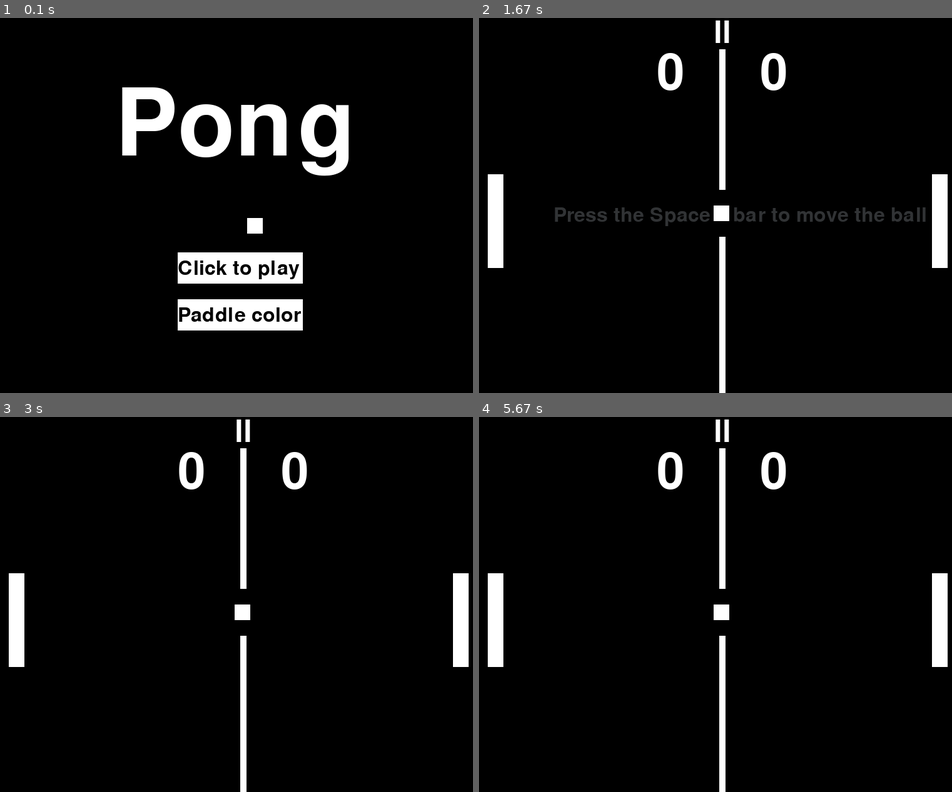
Above: before the commit, frames 1-4 (two rows, left to right).
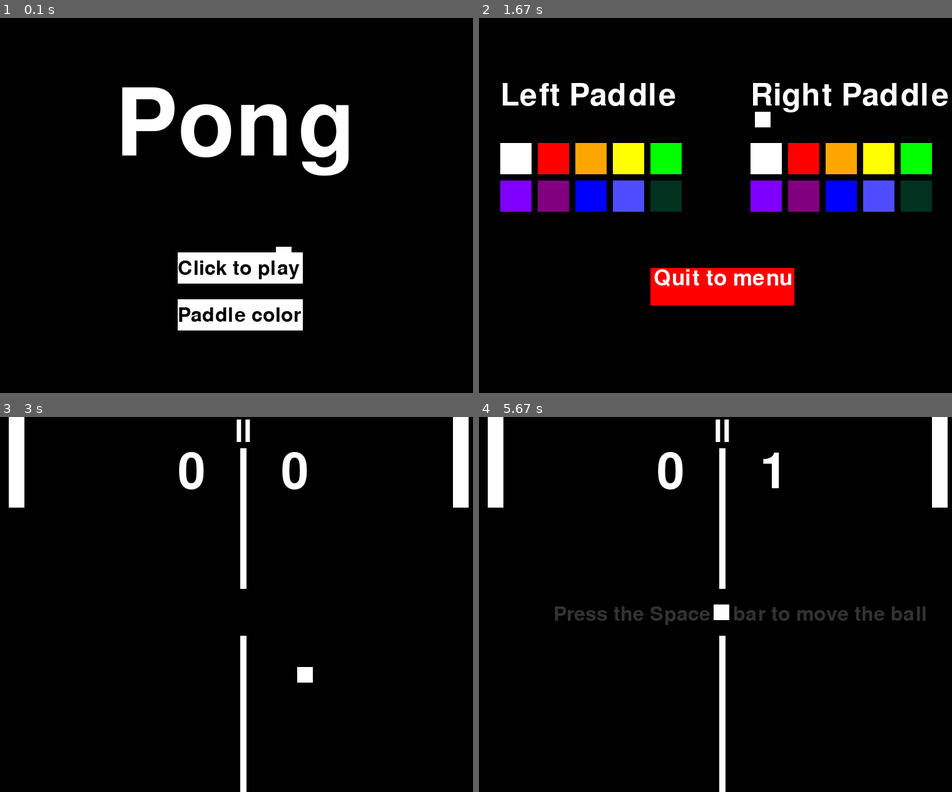
Above: after the commit, the same moments.

Repository: htang22/pong_on_pygame
Game: pygame game, started from main.py
Same seed, same stepped clock (60 frames per second), same inputs: the game is played once before the commit and once after it.
Inputs (mouse positions are in pixels of both pictures, inside the frame that each line leads up to):
- Up to frame 1 (0.1 s): no input
- Up to frame 2 (1.67 s): click "Click to play" at 0.38 s; click "ll" at 0.72 s; click (772, 190) at 1.05 s; click (720, 314) at 1.55 s, where only the run after the commit has a clickable "Paddle color"
- Up to frame 3 (3 s): click (288, 687) at 1.88 s; click (241, 668) at 2.22 s, where only the run after the commit has a clickable "Click to play"; hold Up 2.5-2.97 s; hold W 2.5-2.97 s; tap Space at 2.57, 2.87 s
- Up to frame 4 (5.67 s): hold Down 3-3.3 s; hold S 3-3.3 s; tap Space at 3.07, 3.4, 3.8, 4.2, 4.53, 4.87 s; hold Up 3.33-3.7 s; hold W 3.33-3.7 s; hold Down 3.73-4.1 s; hold S 3.73-4.1 s; hold Up 4.13-4.43 s; hold W 4.13-4.43 s; hold Down 4.47-4.77 s; hold S 4.47-4.77 s; hold Up 4.8-5.17 s; hold W 4.8-5.17 s; click "ll" at 5.25 s; click (672, 589) at 5.58 s

The runs differ from the first frame. In frame 1, 0.2% of the frame differs, in the area x 52-62%, y 53-63%; in frame 2, 21%, in the area x 1-100%, y 0-100%; in frame 3, 3.5%; in frame 4, 4.7%.

Commit message:
End screen and finishing touches
Added the game over screen and finishing touches like making sure it quit the game. And fixing the ball and frames per second.

Diff:
--- a/ball.py
+++ b/ball.py
@@ -8,29 +8,27 @@
         self.height = 25
         self.width = 25
         self.color = (255, 255, 255)
-        self.ball_y_speed = 5
-        self.ball_x_speed = 5
+        self.ball_y_speed = 3
+        self.ball_x_speed = 3
         self.ball_moving_state = False
 
     def reset_ball(self):
         self.x_cord = 391
         self.y_cord = 300
 
-    def move_ball(self):
-        return True
     def random_moving_ball(self, screen):
-        pygame.time.delay(40)
+        pygame.time.Clock().tick(120)
         self.x_cord += self.ball_x_speed
         self.y_cord += self.ball_y_speed
-        if self.y_cord < 575 and self.y_cord > 0:
+        if 575 > self.y_cord > 0:
             self.y_cord += self.ball_y_speed
             self.x_cord += self.ball_x_speed
         else:
             self.ball_y_speed *= -1
             self.y_cord += self.ball_y_speed
-        if self.x_cord > 0 and self.x_cord < 775:
+        if 0 < self.x_cord < 775:
             pass
         else:
             self.ball_x_speed *= -1
             self.x_cord += self.ball_x_speed
-        pygame.draw.rect(screen, self.color,(self.x_cord, self.y_cord, self.width, self.height))
+        pygame.draw.rect(screen, self.color, (self.x_cord, self.y_cord, self.width, self.height))
--- a/game.py
+++ b/game.py
@@ -1,27 +1,40 @@
 import pygame
-from display import Display
-import paddle
+
 import ball
 import score
-import sys, os
+from display import Display
+
+
+def get_mouse_pos():
+    mx, my = pygame.mouse.get_pos()
+    return mx, my
+
 
 class Game:
 
     def __init__(self, left_player, right_player):
         self.ball = ball.Ball()
         self.score = score.Score()
-        self.left_paddle = left_player# paddle.Paddle("left")
-        self.right_paddle = right_player #Paddle("right")
+        self.left_paddle = left_player
+        self.right_paddle = right_player
         self.display = Display()
         self.screen = self.display.screen
-        self.y_speed = 15
+        self.y_speed = 10
         self.click = False
+        self.reload = pygame.image.load("reload.png")
+        self.default_ball_speed = 2
 
-    def get_mouse_pos(self):
-        mx, my = pygame.mouse.get_pos()
-        return mx, my
+    def reset_game(self):
+        self.ball.ball_x_speed = self.default_ball_speed
+        self.ball.ball_y_speed = self.default_ball_speed
+        self.ball.x_cord = 391
+        self.ball.y_cord = 300
+        self.score.reset_score()
+        self.ball.ball_moving_state = False
+        self.left_paddle.reset_paddle("left")
+        self.right_paddle.reset_paddle("right")
 
-    def pause_screen(self,ball_x_speed, ball_y_speed):
+    def pause_screen(self, ball_x_speed, ball_y_speed, mode):
         running = True
         while running:
             self.click = False
@@ -31,45 +44,55 @@
                 if event.type == pygame.MOUSEBUTTONDOWN:
                     if event.button == 1:
                         self.click = True
-            play_button = pygame.rect.Rect((300, 250, 50, 50))
-            pygame.draw.rect(self.screen, (0, 255, 0), play_button)
-            pygame.draw.polygon(self.screen, (255, 255, 255), ((315, 260), (315, 290), (340, 275)))
+            if mode == "pause":
+                play_button = pygame.rect.Rect((300, 250, 50, 50))
+                pygame.draw.rect(self.screen, (0, 255, 0), play_button)
+                pygame.draw.polygon(self.screen, (255, 255, 255), ((315, 260), (315, 290), (340, 275)))
+                self.display.create_text((290, 310), (255, 255, 255), 32, "Play", self.screen)
+            else:
+                play_button = pygame.rect.Rect((300, 250, 50, 50))
+                pygame.draw.rect(self.screen, (0, 255, 0), play_button)
+                self.screen.blit(self.reload, (301, 250))
+                self.display.create_text((238, 200), (255, 255, 255), 50, "GAME  OVER", self.screen)
+                self.display.create_text((250, 310), (255, 255, 255), 32, "Play Again", self.screen)
             home_button = pygame.rect.Rect((460, 250, 50, 50))
             pygame.draw.rect(self.screen, (0, 0, 255), home_button)
             pygame.draw.polygon(self.screen, (255, 255, 255), ((465, 270), (505, 270), (485, 255)))
             pygame.draw.rect(self.screen, (255, 255, 255), (465, 270, 15, 20))
             pygame.draw.rect(self.screen, (255, 255, 255), (491, 270, 15, 20))
             pygame.draw.rect(self.screen, (255, 255, 255), (465, 270, 40, 7.5))
-
-            # self.display.create_text((300, 300), (255, 255, 255), 50, "", self.screen)
+            self.display.create_text((445, 310), (255, 255, 255), 32, "Home", self.screen)
 
             self.ball.ball_x_speed = 0
             self.ball.ball_y_speed = 0
             self.y_speed = 0
-            if play_button.collidepoint((self.get_mouse_pos())):
+            if play_button.collidepoint((get_mouse_pos())):
                 if self.click:
                     print("clicked play button")
                     self.ball.ball_x_speed = ball_x_speed
                     self.ball.ball_y_speed = ball_y_speed
                     self.y_speed = 15
                     running = False
-            if home_button.collidepoint((self.get_mouse_pos())):
+            if home_button.collidepoint((get_mouse_pos())):
                 if self.click:
                     print("Clicked Home button")
+                    self.ball.ball_x_speed = ball_x_speed
+                    self.ball.ball_y_speed = ball_y_speed
+                    self.y_speed = 15
                     return True
             pygame.display.update()
         return
 
-
-
     def run_game(self):
         running = True
         while running:
+            pygame.time.Clock().tick(120)
             self.click = False
             self.score.left_color = self.left_paddle.color
             self.score.right_color = self.right_paddle.color
             for event in pygame.event.get():
                 if event.type == pygame.QUIT:
+                    self.reset_game()
                     return False
                 if event.type == pygame.MOUSEBUTTONDOWN:
 
@@ -80,11 +103,13 @@
             # Draw the paddles
             right_pad = pygame.draw.rect(self.screen, self.right_paddle.color,
                                          (
-                                         self.right_paddle.x_cord, self.right_paddle.y_cord, self.right_paddle.width, self.right_paddle.height))
+                                             self.right_paddle.x_cord, self.right_paddle.y_cord,
+                                             self.right_paddle.width, self.right_paddle.height))
             left_pad = pygame.draw.rect(self.screen, self.left_paddle.color,
-                                        (self.left_paddle.x_cord, self.left_paddle.y_cord, self.left_paddle.width, self.left_paddle.height))
+                                        (self.left_paddle.x_cord, self.left_paddle.y_cord, self.left_paddle.width,
+                                         self.left_paddle.height))
 
-
+            # Checks to see if a key is pressed if one is then move a paddle
             if keys[pygame.K_UP] and self.right_paddle.y_cord > 0:
                 self.right_paddle.y_cord -= self.y_speed
             if keys[pygame.K_DOWN] and self.right_paddle.y_cord < 600 - self.right_paddle.height:
@@ -94,13 +119,13 @@
             if keys[pygame.K_s] and self.left_paddle.y_cord < 600 - self.left_paddle.height:
                 self.left_paddle.y_cord += self.y_speed
 
-
             # Drawing the ball and ball movement
-            game_ball = pygame.draw.rect(self.screen, self.ball.color, (self.ball.x_cord, self.ball.y_cord, self.ball.width, self.ball.height))
+            game_ball = pygame.draw.rect(self.screen, self.ball.color,
+                                         (self.ball.x_cord, self.ball.y_cord, self.ball.width, self.ball.height))
 
             if self.ball.ball_moving_state:
                 # Ball movement and collision with wall
-                if self.ball.y_cord < 575 and self.ball.y_cord > 0:
+                if 575 > self.ball.y_cord > 0:
                     self.ball.y_cord += self.ball.ball_y_speed
                     self.ball.x_cord += self.ball.ball_x_speed
                 else:
@@ -108,9 +133,8 @@
                     self.ball.y_cord += self.ball.ball_y_speed
             else:
                 if keys[pygame.K_SPACE]:
-                    self.ball.ball_moving_state = self.ball.move_ball()
+                    self.ball.ball_moving_state = True
                 self.display.display_continue_message(self.screen, (49, 51, 53))
-
 
             if right_pad.colliderect(game_ball) or left_pad.colliderect(game_ball):
                 self.ball.ball_x_speed *= -1
@@ -119,14 +143,14 @@
                 self.ball.ball_x_speed *= 1.1
 
             # reset ball if goes past the paddle
-            if self.ball.x_cord < 30 or self.ball.x_cord > 770:
+            if self.ball.x_cord < 0 or self.ball.x_cord > 770:
                 self.ball.ball_moving_state = False
                 if self.ball.x_cord < 30:
                     self.score.right_score += 1
-                    self.ball.ball_x_speed = 5
+                    self.ball.ball_x_speed = self.default_ball_speed
                 elif self.ball.x_cord > 770:
                     self.score.left_score += 1
-                    self.ball.ball_x_speed = 5
+                    self.ball.ball_x_speed = self.default_ball_speed
                     self.ball.ball_x_speed *= -1
                 self.ball.reset_ball()
 
@@ -140,21 +164,16 @@
             if pause_button.collidepoint((mx, my)):
                 if self.click:
                     print("clicked pause")
-                    if self.pause_screen(self.ball.ball_x_speed, self.ball.ball_y_speed) == True:
+                    if self.pause_screen(self.ball.ball_x_speed, self.ball.ball_y_speed, "pause"):
+                        self.reset_game()
                         print("going home")
                         return True
 
             pygame.display.update()
-            pygame.time.delay(40)
-
-
 
             # Game over
             if self.score.game_over():
-                self.screen.fill((0, 0, 0))
                 self.score.reset_score()
-
-                #TODO add another screen/button that asks user to play again, exit game, or quit to menu
-
-
-            # Checks to see if a key is pressed if one is then move a paddle
+                if self.pause_screen(self.ball.ball_x_speed, self.ball.ball_y_speed, "game_over"):
+                    self.reset_game()
+                    return True
--- a/main.py
+++ b/main.py
@@ -1,6 +1,10 @@
 import pygame
-import display, paddle
-import game, sys, ball
+
+import ball
+import display
+import game
+import paddle
+import sys
 
 pygame.init()
 
@@ -49,12 +53,11 @@
         create_colors(0)
         create_colors(400)
         click = False
-        display.create_text((50, 100),WHITE, 50,"Left Paddle", screen)
+        display.create_text((50, 100), WHITE, 50, "Left Paddle", screen)
         display.create_text((450, 100), WHITE, 50, "Right Paddle", screen)
 
-
         mx, my = pygame.mouse.get_pos()
-        quit_to_start = create_rect((290, 400, 230, 60),colors[1])
+        quit_to_start = create_rect((290, 400, 230, 60), colors[1])
         display.create_text((295, 400), WHITE, 35, "Quit to menu", screen)
 
         for event in pygame.event.get():
@@ -88,7 +91,6 @@
     return name
 
 
-
 def start_menu():
     menu_running = True
     click = False
@@ -105,7 +107,7 @@
         mx, my = pygame.mouse.get_pos()
         if start_button.collidepoint((mx, my)):
             if click:
-                return True
+                game.run_game()
         if color_button.collidepoint((mx, my)):
             if click:
                 color_menu()
@@ -114,7 +116,6 @@
         for event in pygame.event.get():
             if event.type == pygame.QUIT:
                 sys.exit()
-                pygame.quit()
 
             if event.type == pygame.MOUSEBUTTONDOWN:
                 if event.button == 1:
@@ -135,7 +136,7 @@
     # if keys[pygame.K_SPACE]:
     #     game_active = True
 
-    while game_active:
+    while start_menu():
         game_active = game.run_game()
         if not game.run_game():
             quit()
@@ -149,11 +150,9 @@
                 game_active = False
                 running = False
 
-
-    display.display_start_message(screen)
-
-    if game_count != 0:
-        display.display_game_over(screen)
-    game_active = start_menu()
+    # display.display_start_message(screen)
+    #
+    # if game_count != 0:
+    #     display.display_game_over(screen)
     pygame.display.update()
 pygame.quit()
--- a/paddle.py
+++ b/paddle.py
@@ -1,7 +1,7 @@
-import pygame
 import display
 
 screen = display.Display()
+
 
 class Paddle:
     def __init__(self, position):
@@ -11,6 +11,12 @@
         self.width = 25
         self.height = 150
         if position == "left":
+            self.reset_paddle(position)
+        else:
+            self.reset_paddle(position)
+
+    def reset_paddle(self, left):
+        if left == "left":
             self.x_cord = 30
             self.y_cord = 250
         else:
--- a/score.py
+++ b/score.py
@@ -10,7 +10,7 @@
         self.left_color = (0, 0, 0)
         self.right_color = (0, 0, 0)
 
-    def show_score(self,window, color):
+    def show_score(self, window, color):
         font = pygame.font.Font("freesansbold.ttf", 80)
         right_score = font.render(f"{self.right_score}", True, self.right_color)
         left_score = font.render(f"{self.left_score}", True, self.left_color)
@@ -20,10 +20,11 @@
         window.blit(left_score, self.left_cord)
 
     def game_over(self):
-        if self.left_score == 1 or self.right_score == 1:
+        if self.left_score == 7 or self.right_score == 7:
             return True
         else:
             return False
+
     def reset_score(self):
         self.right_score = 0
         self.left_score = 0
Binary file added: reload.png
